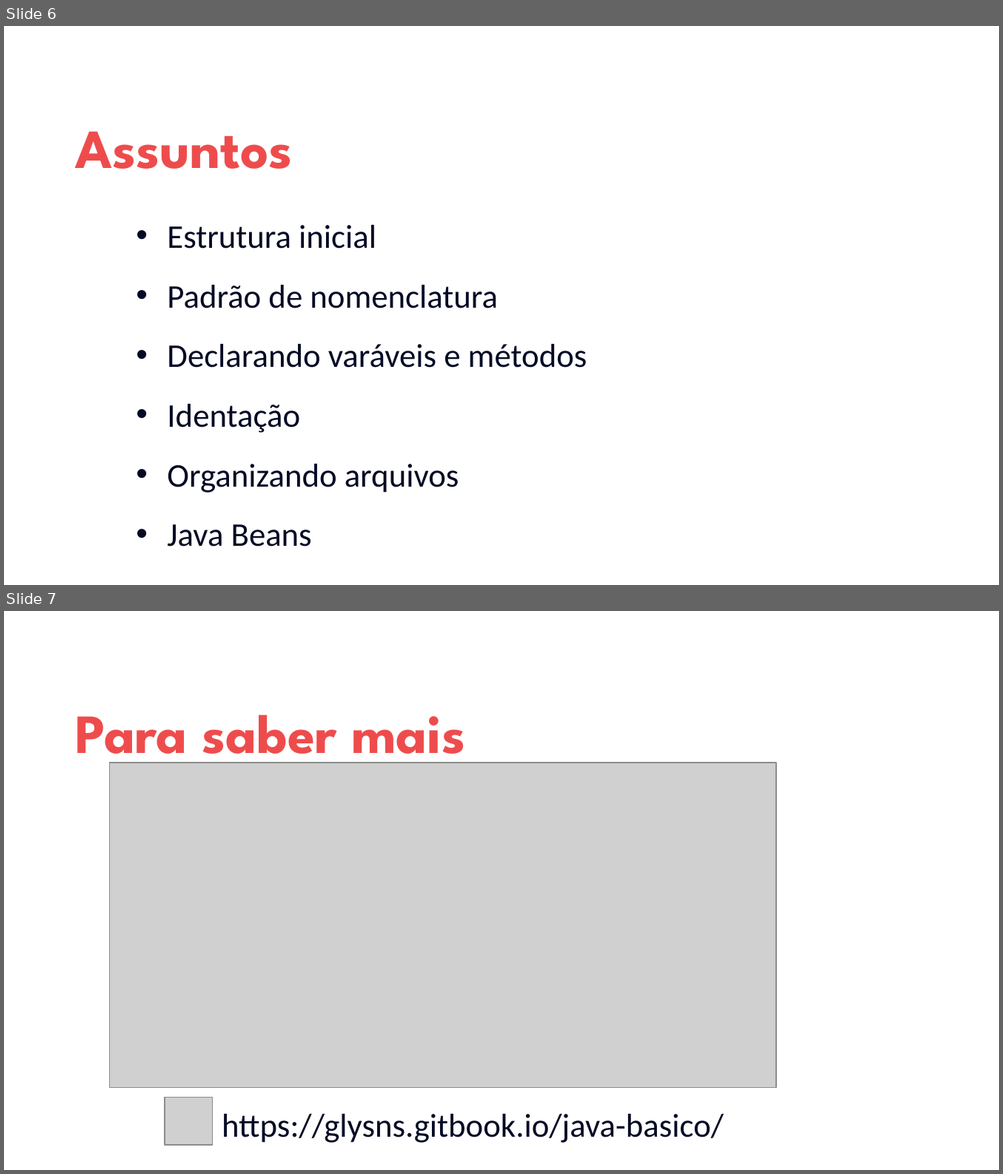
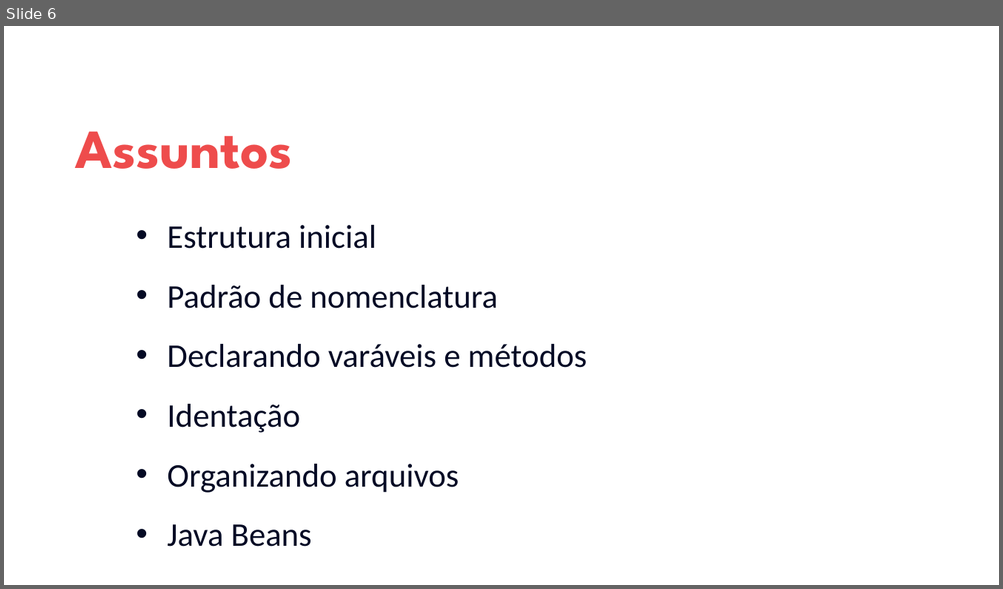
Before and after one commit to digitalinnovationone/trilha-java-basico, a slide deck: apresentacoes/03 - DIO - Trilha - Java Básico - Sintaxe - Introdução.pptx. Shown one above the other, each under a label of ours: slides 6 and 7 before the commit, slide 6 after it. The pictures are 1003x1174 and 1003x589 pixels, drawn with LibreOffice and Linux fonts; fonts in the diff are those of the drawing; grey boxes stand for pictures; background and template pictures are left out. Boxes give left, top, right and bottom in pixels: in the first picture for what was removed or moved away, otherwise in the second. Text is boxed around its words. In the diff, an @@ line names an element or a change of style, - is before the commit and + after.

```diff
--- a/apresentacoes/03 - DIO - Trilha - Java Básico - Sintaxe - Introdução.pptx
+++ b/apresentacoes/03 - DIO - Trilha - Java Básico - Sintaxe - Introdução.pptx
@@ slide 7 removed at (4, 611, 999, 1170), background #FFFFFF @@
@@ text removed at (76, 715, 466, 769) @@
-Para saber mais
@@ picture removed at (109, 763, 776, 1088) @@
@@ picture removed at (164, 1097, 212, 1145) @@
@@ text removed at (222, 1114, 723, 1143) @@
-https://glysns.gitbook.io/java-basico/
```
Also in this commit, not shown: 2 other files.
